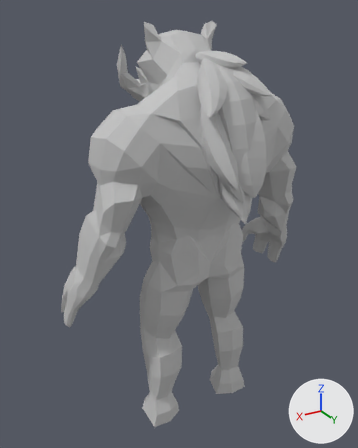
The FBX model Assets/Project/Art/Models/Boar.fbx as it was, and as the next commit left it.
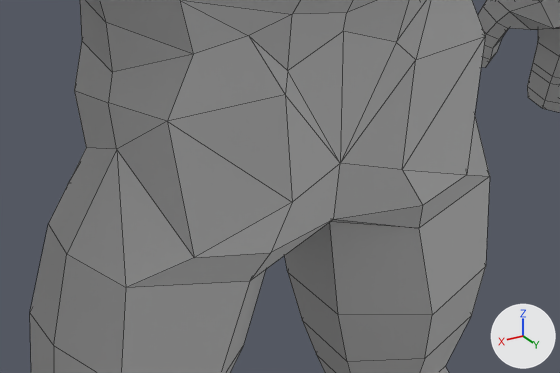
Each version appears first whole from a camera (50 mm lens) standing at (1.212, 1.955, 2.02) and looking at (0.02, -0.031, 1.027), and next in a close-up on the part from 37% to 73% of the width and 51% to 70% of the height. The lights are fixed; the arrows at lower right show +X, +Y and +Z. The close-ups show mesh edges as thin lines. Where no turn or scale is listed for an object, it has been applied to the vertices.

Names of what the first close-up shows: 'Boar'.
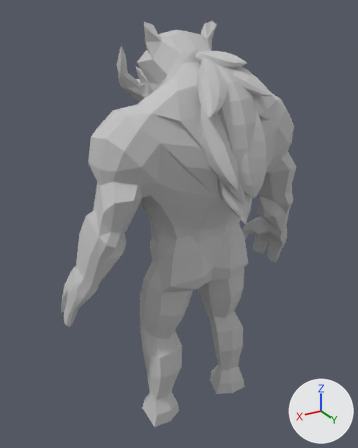
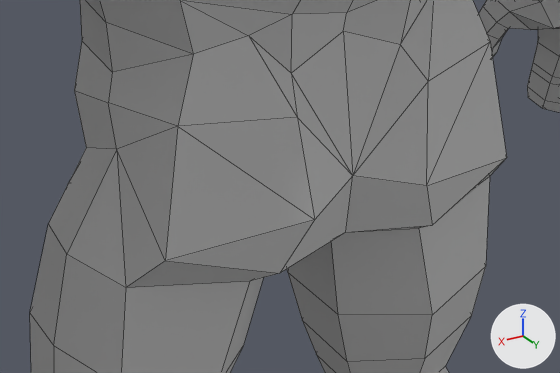
Changed parts and their boxes [x1, y1, x2, y2] in the close-ups (560 x 373 px; the box of a moved part takes in the faces that stretch with it):
```json
{"part": 1, "of": "me_mesh", "change": "moved or reshaped", "before": [108, 0, 490, 288], "after": [108, 0, 507, 288]}
```

Edits to the scene script, one JSON object a line:
```json
{"block": "me_mesh", "where": "me_mesh.from_pydata(...)  # 1827 vertices, 1984 faces; spans x -0.66..0.66, y -0.47..0.47, z 0.0..1.98"}
{"block": "me_mesh", "where": "# used by ob_boar; location = (0.0, 0.0, 0.0)"}
{"block": "me_mesh", "where": "# before: 108 (-0.07, 0.22, 1.04) at pixel (396, 42), 112 (-0.08, 0.24, 1.02) at pixel (415, 59), 114 (-0.1, 0.24, 0.84) at pixel (422, 205), 115 (-0.21, 0.21, 1.0) at pixel (485, 36), 513 (0.07, 0.22, 1.04) at pixel (287, 70)"}
{"block": "me_mesh", "where": "# before: 578 (0.08, 0.24, 1.02) at pixel (285, 94), 579 (0.21, 0.21, 1.0) at pixel (167, 121), 582 (0.1, 0.24, 0.84) at pixel (270, 252)"}
{"block": "me_mesh", "change": "me_mesh part 1"}
{"op": "add", "block": "me_mesh", "code": "for i in [108, 115, 513, 579]: me_mesh.vertices[i].co += Vector((0.0, 0.01, 0.0))"}
{"op": "add", "block": "me_mesh", "code": "for i in [112, 114, 578, 582]: me_mesh.vertices[i].co += Vector((0.0, 0.02, -0.02))"}
{"op": "set", "path": "me_mesh.vertices[111].co", "old": "(-0.07, 0.24, 0.89)", "new": "(-0.07, 0.29, 0.89)", "note": "pixel (402, 169) -> pixel (426, 185)"}
{"op": "set", "path": "me_mesh.vertices[113].co", "old": "(0.0, 0.22, 0.83)", "new": "(0.0, 0.24, 0.83)", "note": "pixel (333, 219) -> pixel (345, 232)"}
{"op": "set", "path": "me_mesh.vertices[120].co", "old": "(-0.18, 0.22, 0.84)", "new": "(-0.23, 0.23, 0.86)", "note": "pixel (466, 174) -> pixel (506, 157)"}
{"op": "set", "path": "me_mesh.vertices[215].co", "old": "(0.0, 0.23, 0.91)", "new": "(0.0, 0.25, 0.9)", "note": "pixel (340, 163) -> pixel (352, 175)"}
{"op": "set", "path": "me_mesh.vertices[580].co", "old": "(0.07, 0.24, 0.89)", "new": "(0.07, 0.29, 0.89)", "note": "pixel (292, 202) -> pixel (314, 219)"}
{"op": "set", "path": "me_mesh.vertices[581].co", "old": "(0.18, 0.22, 0.84)", "new": "(0.23, 0.23, 0.86)", "note": "pixel (194, 257) -> pixel (165, 260)"}
```
